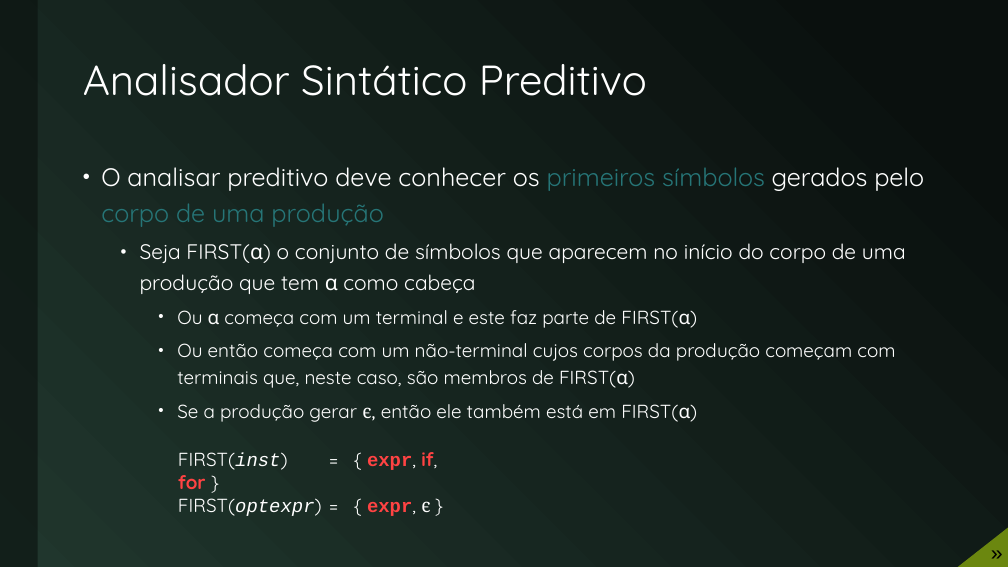
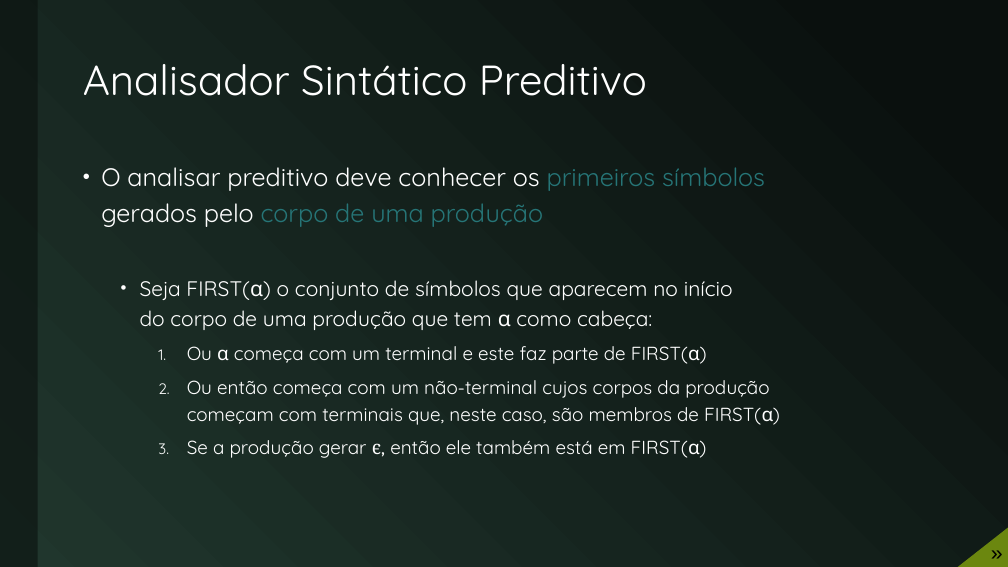
Before and after one commit to JudsonSS/Compiladores, a slide deck: slide 22 of Slides/04. Análise Sintática.pptx (slide 18 before the commit). Drawn at 1008x567 pixels with LibreOffice and Linux fonts; fonts in the diff are those of the drawing. Boxes give left, top, right and bottom in pixels: in the first picture for what was removed or moved away, otherwise in the second. Text is boxed around its words. In the diff, an @@ line names an element or a change of style, - is before the commit and + after.

```diff
--- a/Slides/04. Análise Sintática.pptx
+++ b/Slides/04. Análise Sintática.pptx
@@ text at (x1=140, y1=280, x2=733, y2=330): text changed @@
-  • Seja FIRST(α) o conjunto de símbolos que aparecem no início do corpo de uma produção que tem α como cabeça
+  • Seja FIRST(α) o conjunto de símbolos que aparecem no início
+    do corpo de uma produção que tem α como cabeça:
@@ text at (x1=187, y1=346, x2=774, y2=458): bullet • to 1. @@
@@ text removed at (x1=178, y1=452, x2=437, y2=516) @@
-FIRST(inst) = { expr, if, for }
-FIRST(optexpr) = { expr, ϵ }
```
Also in this commit, not shown: 11 other slides changed, 7 slides added, 5 other files.
